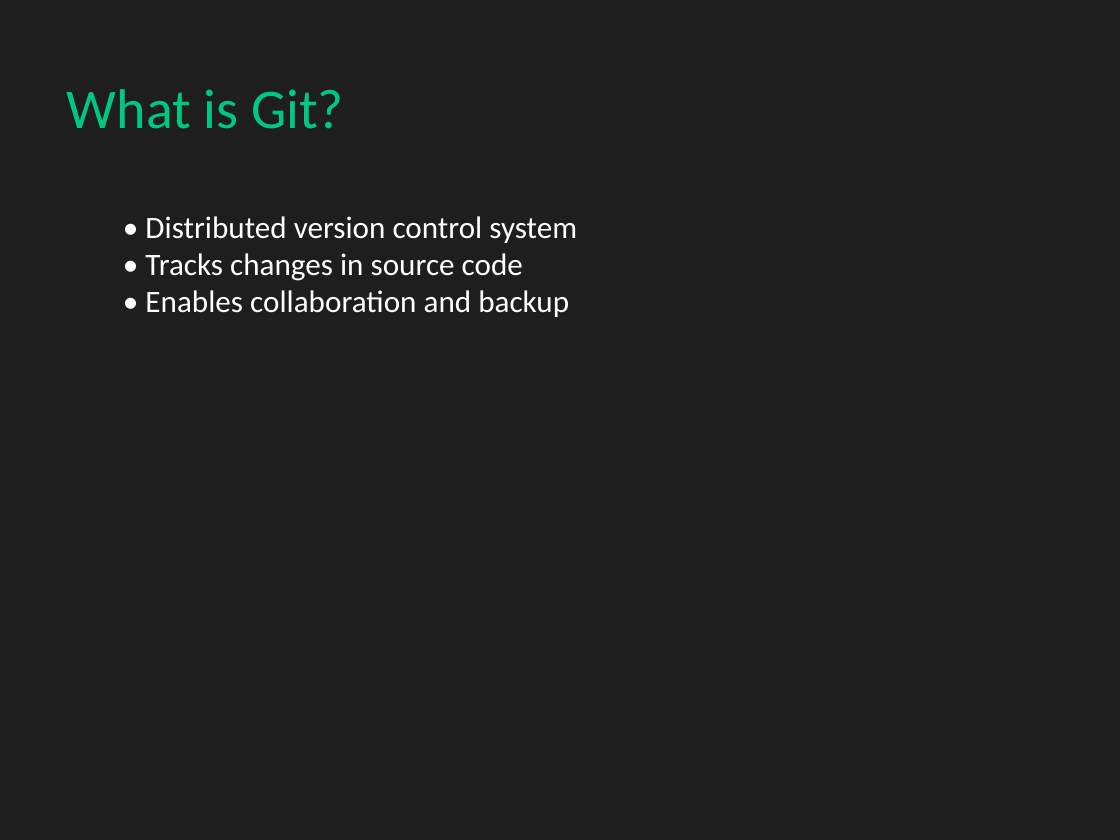
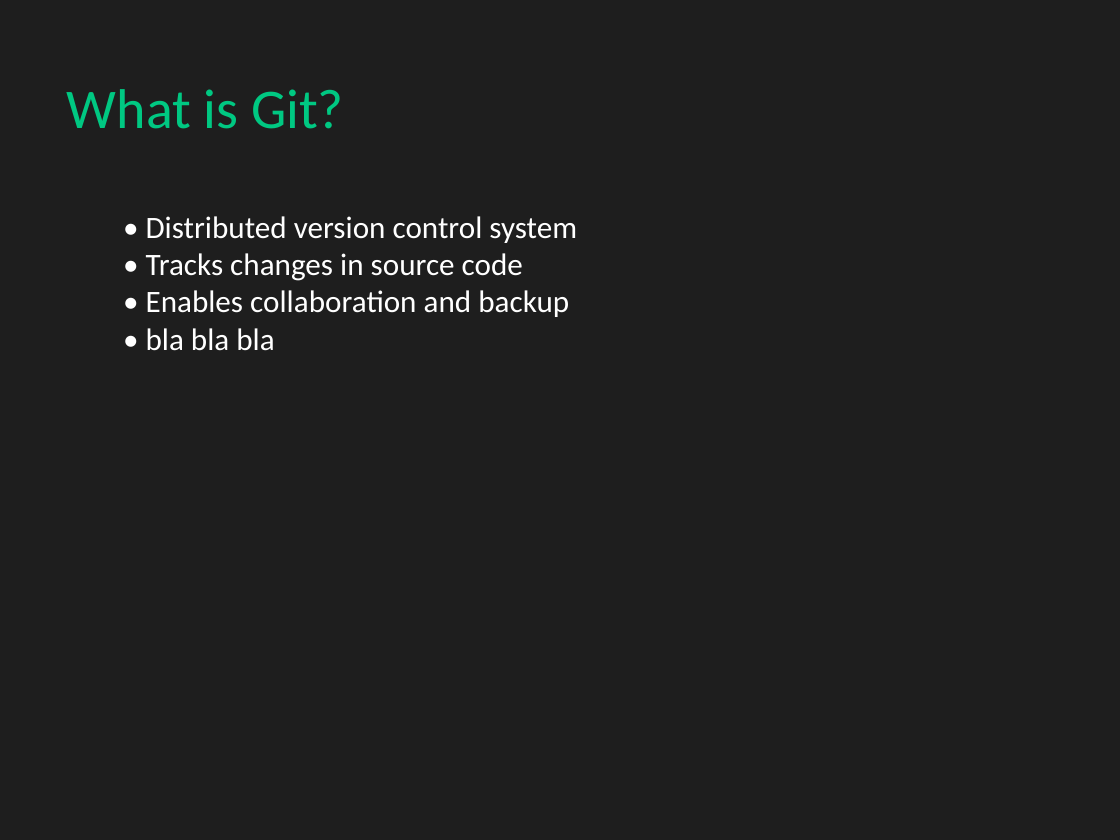
Before and after one commit to OmarMoamarFostok/git-presentation, a slide deck: slide 4 of Git_Presentation.pptx (slide 2 before the commit). Drawn at 1120x840 pixels with LibreOffice and Linux fonts; fonts in the diff are those of the drawing. Boxes give left, top, right and bottom in pixels: in the first picture for what was removed or moved away, otherwise in the second. Text is boxed around its words. In the diff, an @@ line names an element or a change of style, - is before the commit and + after.

```diff
--- a/Git_Presentation.pptx
+++ b/Git_Presentation.pptx
@@ text at <box>146,328,274,351</box>: paragraph added @@
+• bla bla bla
```
Also in this commit, not shown: 2 other slides changed, 18 slides added, 1 slide removed.
